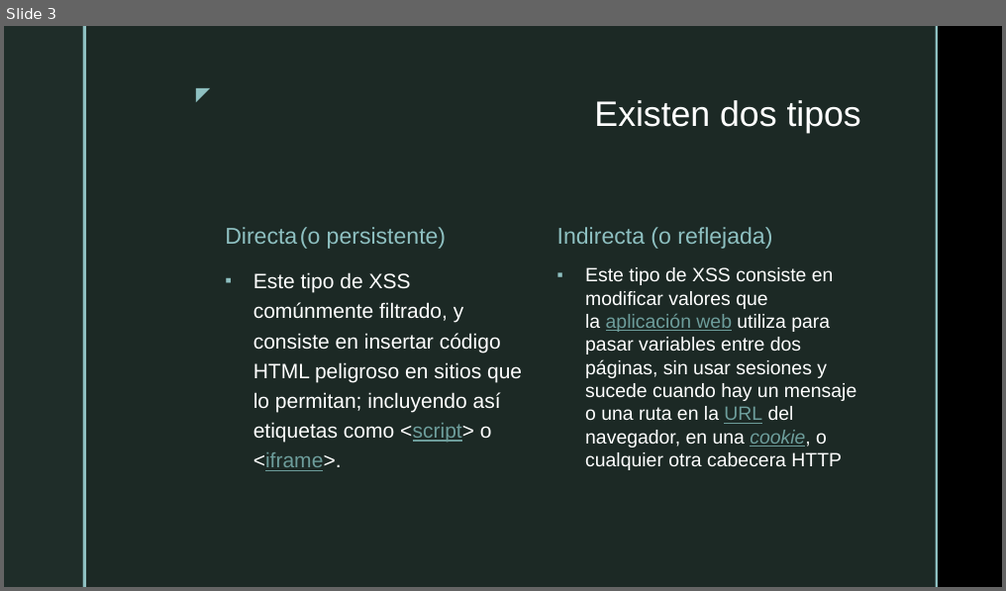
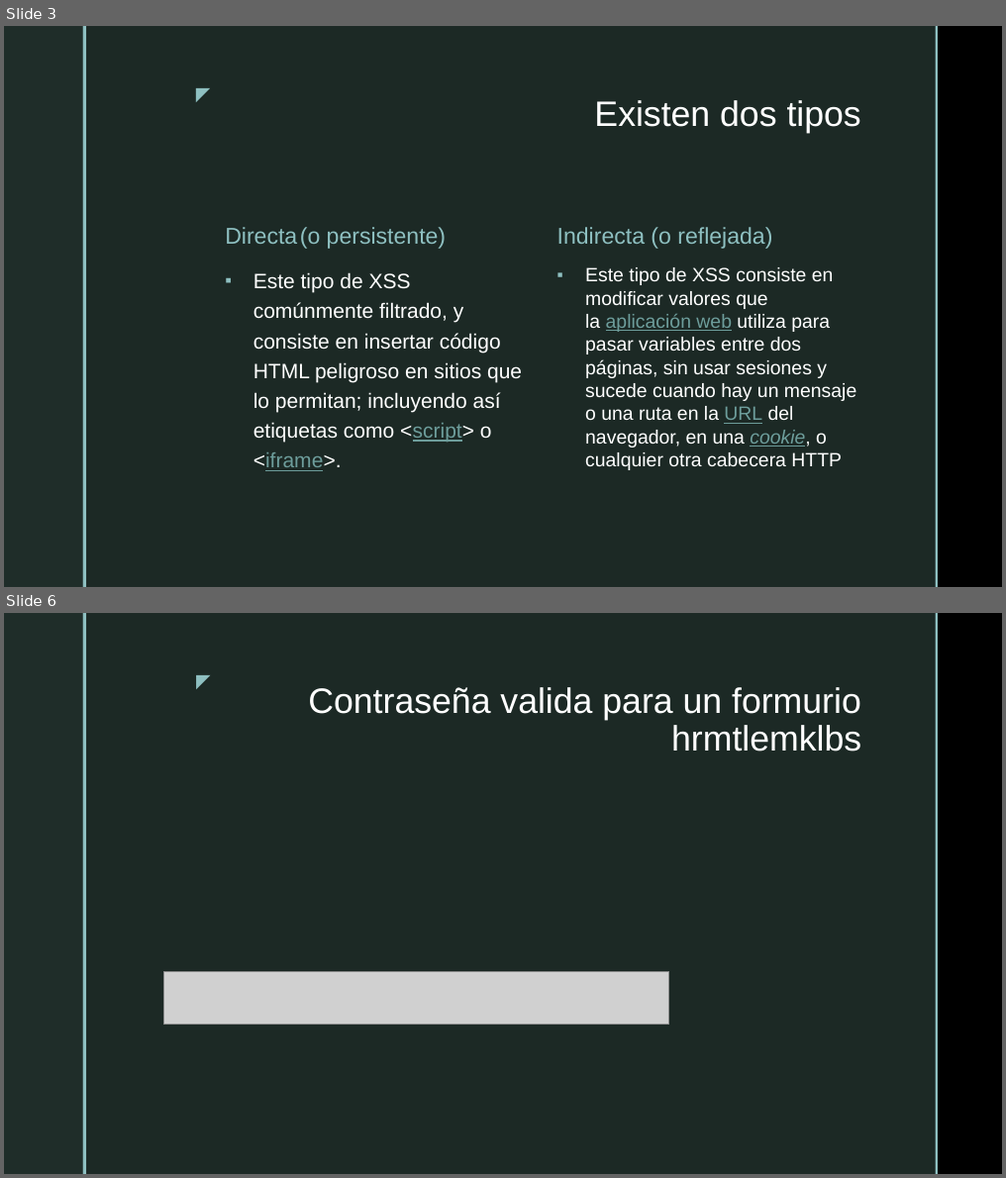
Before and after one commit to maxijones012/FormularioHtml_LoginJS, a slide deck: Cross Site Scripting.pptx. Shown one above the other, each under a label of ours: slide 3 before the commit, slides 3 and 6 after it; the slides between them are not shown. The pictures are 1006x591 and 1006x1178 pixels, drawn with LibreOffice and Linux fonts; fonts in the diff are those of the drawing; grey boxes stand for pictures; background and template pictures are left out. Boxes give left, top, right and bottom in pixels: in the first picture for what was removed or moved away, otherwise in the second. Text is boxed around its words. In the diff, an @@ line names an element or a change of style, - is before the commit and + after.

```diff
--- a/Cross Site Scripting.pptx
+++ b/Cross Site Scripting.pptx
@@ slide 6 added at (x1=4, y1=613, x2=1002, y2=1174), background picture (left out); not listed: 5 template elements that a slide beside it also shows @@
@@ title added at (x1=308, y1=687, x2=861, y2=752), 34 pt, text #FFFFFF @@
+Contraseña valida para un formurio hrmtlemklbs
@@ picture added at (x1=164, y1=971, x2=669, y2=1025) @@
```
Also in this commit, not shown: 3 other files.
